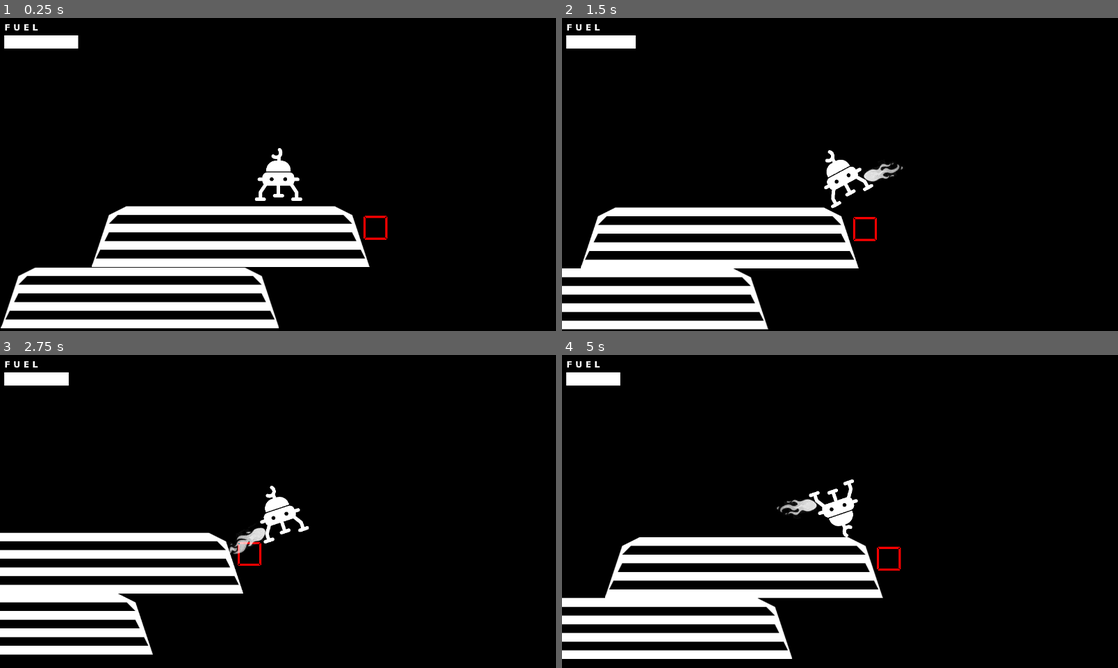
Above: before the commit, frames 1-4 (two rows, left to right).
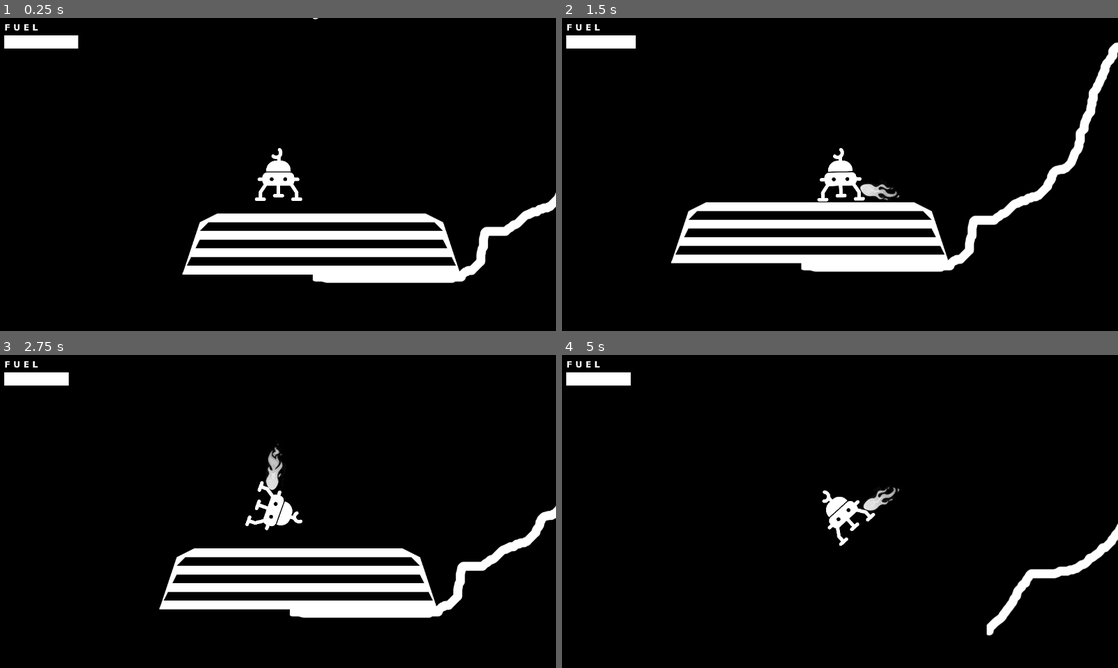
Above: after the commit, the same moments.

Repository: n1ay/LunarLander
Game: Godot game, scene res://World.tscn
Same seed, same stepped clock (60 frames per second), same inputs: the game is played once before the commit and once after it.
Inputs:
- Up to frame 1 (0.25 s): no input
- Up to frame 2 (1.5 s): hold Right (ui_right) 0.53-1.28 s; hold Left (ui_left) from 1.28 s (still down)
- Up to frame 3 (2.75 s): release Left (ui_left) at 2.03 s; hold Right (ui_right) from 2.03 s (still down)
- Up to frame 4 (5 s): release Right (ui_right) at 2.78 s; hold Up (ui_up) 2.78-3.53 s; hold Left (ui_left) from 3.53 s (still down)

The runs differ from the first frame. In frame 1, 16% of the frame differs, in the area x 0-100%, y 0-100%; in frame 2, 15%; in frame 3, 14%; in frame 4, 12%.
Error before the commit: Error calling built-in function 'len': Object can't provide a length. (res://Ship.gd:123)
Error after the commit: Error calling built-in function 'len': Object can't provide a length. (res://Ship.gd:154)

Commit message:
Game over when no fuel, or too distant from finish. Added 4 levels without colliders

Diff:
--- a/Level.gd
+++ b/Level.gd
@@ -1,26 +1,127 @@
 extends StaticBody2D
 
 var collision_polygon
-var canvas
+# var canvas
+var sprite
 
+var begin_platform
 var end_platform
+
+var ship
+var ship_sprite
+var levels
+var current_level
+
+var game_over_label = "You lose"
+var level_completed_label = "GG easy"
+var event_label
+var label_visible_timer
+var LABEL_VISIBLE_TIME = 2
 
 signal draw_polygon(vertices)
 
 func _ready():
+	begin_platform = $BeginPlatform
 	end_platform = $EndPlatform
 
 	collision_polygon = $LevelCollisionPolygon
-	canvas = $LevelCanvas
-	var vertices = [
-		Vector2(100, 100),
-		Vector2(150, 100),
-		Vector2(150, 150),
-		Vector2(100, 150)
+
+#	canvas = $LevelCanvas
+#	var vertices = [
+#		Vector2(100, 100),
+#		Vector2(150, 100),
+#		Vector2(150, 150),
+#		Vector2(100, 150)
+#	]
+#	collision_polygon.set_polygon(PoolVector2Array(vertices))
+#	emit_signal("draw_polygon", vertices)
+
+	sprite = $Sprite
+	ship = get_node("/root/World/Ship")
+	ship_sprite = get_node("/root/World/Ship/Sprite")
+	event_label = get_node("/root/World/EventLabel")
+
+	current_level = 0
+	levels = [
+		funcref(self, "load_level1"),
+		funcref(self, "load_level2"),
+		funcref(self, "load_level3"),
+		funcref(self, "load_level4")
 	]
-	collision_polygon.set_polygon(PoolVector2Array(vertices))
-	emit_signal("draw_polygon", vertices)
 
+	label_visible_timer = Timer.new()
+	add_child(label_visible_timer)
+	label_visible_timer.connect("timeout", self, "hide_event_label")
+
+	load_level1()
+
+func present_label(text):
+	set_event_label_pos()
+	event_label.set_text(text)
+	event_label.show()
+	label_visible_timer.start(LABEL_VISIBLE_TIME)
+
+func hide_event_label():
+	event_label.hide()
+
+func set_ship_starting_pos():
+	var begin_platform_pos = begin_platform.get_position()
+	ship.set_position(Vector2(begin_platform_pos.x, begin_platform_pos.y - ship_sprite.texture.get_size().y / 3))
+
+func set_event_label_pos():
+	var ship_pos = ship.get_position()
+	event_label.set_position((Vector2(ship_pos.x - event_label.get_combined_minimum_size().x / 2, ship_pos.y - ship_sprite.texture.get_size().y / 3)))
+
+func load_level1():
+	sprite.set_texture(preload("res://assets/level1.png"))
+	begin_platform.set_position(Vector2(-1900, 650))
+	end_platform.set_position(Vector2(700, 650))
+	set_ship_starting_pos()
+
+func load_level2():
+	sprite.set_texture(preload("res://assets/level2.png"))
+	begin_platform.set_position(Vector2(-1850, 770))
+	end_platform.set_position(Vector2(1200, 800))
+	set_ship_starting_pos()
+
+func load_level3():
+	sprite.set_texture(preload("res://assets/level3.png"))
+	begin_platform.set_position(Vector2(-1850, 770))
+	end_platform.set_position(Vector2(1400, 900))
+	set_ship_starting_pos()
+
+func load_level4():
+	sprite.set_texture(preload("res://assets/level4.png"))
+	begin_platform.set_position(Vector2(-1875, 770))
+	end_platform.set_position(Vector2(-400, -180))
+	set_ship_starting_pos()
+
+func reset_variables():
+	ship.fuel = ship.MAX_FUEL
+	ship.set_rotation(0)
+	ship.linear_velocity = Vector2(0, 0)
+	ship.angular_velocity = 0
+	set_ship_starting_pos()
+	ship.end_collision_detected = false
+	ship.previous_velocity = Vector2(0, 0)
+	ship.collision_pos_lst = []
+
+	ship.reset_process()
 
 #func _process(delta):
 #	pass
+
+
+func _on_Ship_game_over():
+	print('boom')
+	reset_variables()
+	present_label(game_over_label)
+
+
+func _on_Ship_level_completed():
+	print('gg easy')
+	if (current_level + 1 < len(levels)):
+		current_level += 1
+		levels[current_level].call_func()
+	reset_variables()
+	present_label(level_completed_label)
--- a/LevelTexture.gd
+++ b/LevelTexture.gd
@@ -8,9 +8,10 @@
 	pass # Replace with function body.
 
 func _draw():
-	for i in range(len(polygon) - 1):
-		draw_line(polygon[i], polygon[i+1], COLOR, LINE_WIDTH)
-	draw_line(polygon[0], polygon[len(polygon) - 1], COLOR, LINE_WIDTH)
+	if polygon:
+		for i in range(len(polygon) - 1):
+			draw_line(polygon[i], polygon[i+1], COLOR, LINE_WIDTH)
+		draw_line(polygon[0], polygon[len(polygon) - 1], COLOR, LINE_WIDTH)
 
 func _on_Level_draw_polygon(polygon):
 	self.polygon = polygon
--- a/Ship.gd
+++ b/Ship.gd
@@ -10,12 +10,20 @@
 var CRITICAL_Y_POS = 5
 var LEVEL_COMPLETED_MAX_VELOCITY_ALLOWED = 0.1
 var LEVEL_COMPLETED_MAX_ROTATION = 1
+var MAX_END_PLATFORM_DISTANCE = 4000
+var NO_FUEL_TIMER = 5
+var RESET_PROCESS_DURATION = 1.5
 
 var ZERO_VECTOR = Vector2(0, 0)
 
 signal fuel_update(value)
+signal level_completed()
+signal game_over()
 
 ## variables
+var reset_process_timer
+var process
+
 # flames
 var flames
 var flameTimers
@@ -24,17 +32,20 @@
 # fuel
 var fuel = MAX_FUEL
 var fuel_previous = fuel
+var no_fuel_timer
 
 # collisions
 var collision_pos_lst
 var previous_velocity
 
 # level completed
-var end_collision_collision
+var end_collision_detected
+var end_platform
 
 ## functions
 func _ready():
-	end_collision_collision = false
+	end_collision_detected = false
+	end_platform = get_node("/root/World/LevelGenerator/Level/EndPlatform")
 	previous_velocity = ZERO_VECTOR
 	emit_signal("fuel_update", MAX_FUEL)
 
@@ -49,6 +60,17 @@
 		var timer = flameTimers[i]
 		add_child(timer)
 		timer.connect("timeout", self, "animateFlames", [i])
+
+	no_fuel_timer = Timer.new()
+	add_child(no_fuel_timer)
+	no_fuel_timer.connect("timeout", self, "emit_signal", ["game_over"])
+	no_fuel_timer.one_shot = true
+
+	process = true
+	reset_process_timer = Timer.new()
+	add_child(reset_process_timer)
+	reset_process_timer.connect("timeout", self, "enable_process")
+	reset_process_timer.one_shot = true
 
 func animateFlames(index):
 	var flame = flames[index]
@@ -76,14 +98,21 @@
 			flame.hide()
 			timer.stop()
 
+func enable_process():
+	process = true
+
+func reset_process():
+	process = false
+	reset_process_timer.start(RESET_PROCESS_DURATION)
+
 func _integrate_forces(state):
-	end_collision_collision = false
+	end_collision_detected = false
 	collision_pos_lst = []
 	var rotation = get_rotation_degrees()
 	var position = get_position()
 	for i in range(state.get_contact_count()):
-		if state.get_contact_collider_object(i) == get_node("/root/World/LevelGenerator/Level/EndPlatform"):
-			end_collision_collision = true
+		if state.get_contact_collider_object(i) == end_platform:
+			end_collision_detected = true
 		var ship_col_pos = (state.get_contact_local_position(i) - position).rotated(deg2rad(-rotation))
 		collision_pos_lst.append(ship_col_pos)
 
@@ -119,21 +148,36 @@
 		fuel_previous = fuel
 		emit_signal("fuel_update", fuel)
 
-	print(previous_velocity.distance_to(ZERO_VECTOR))
-	if len(collision_pos_lst) > 0:
-		var collision_min_y = collision_pos_lst[0].y
-		for i in collision_pos_lst:
-			if i.y < collision_min_y:
-				collision_min_y = i.y
-		if collision_min_y < CRITICAL_Y_POS:
-			print('BOOMY!')
-		elif previous_velocity.distance_to(ZERO_VECTOR) > CRITICAL_VELOCITY:
-			print('KBOOM!')
+	if process:
+		## GAME OVER ##
+		#print(previous_velocity.distance_to(ZERO_VECTOR))
+		if len(collision_pos_lst) > 0:
+			var collision_min_y = collision_pos_lst[0].y
+			for i in collision_pos_lst:
+				if i.y < collision_min_y:
+					collision_min_y = i.y
+			if collision_min_y < CRITICAL_Y_POS:
+				emit_signal("game_over")
+				return
+			elif previous_velocity.distance_to(ZERO_VECTOR) > CRITICAL_VELOCITY:
+				emit_signal("game_over")
+				return
 
-	if previous_velocity.distance_to(ZERO_VECTOR) <= LEVEL_COMPLETED_MAX_VELOCITY_ALLOWED\
-	and linear_velocity.distance_to(ZERO_VECTOR) <= LEVEL_COMPLETED_MAX_VELOCITY_ALLOWED\
-	and get_rotation_degrees() <= LEVEL_COMPLETED_MAX_ROTATION:
-		print('LEVEL COMPLETED!')
+		if (get_position() - end_platform.get_position()).distance_to(ZERO_VECTOR) >= MAX_END_PLATFORM_DISTANCE:
+			emit_signal("game_over")
+			return
 
-	if previous_velocity != linear_velocity:
-		previous_velocity = linear_velocity
+		if fuel <= 0 and no_fuel_timer.is_stopped():
+			no_fuel_timer.start(NO_FUEL_TIMER)
+		## ---------------------------------------------- ##
+
+		## LEVEL COMPLETED ##
+		if previous_velocity.distance_to(ZERO_VECTOR) <= LEVEL_COMPLETED_MAX_VELOCITY_ALLOWED\
+		and linear_velocity.distance_to(ZERO_VECTOR) <= LEVEL_COMPLETED_MAX_VELOCITY_ALLOWED\
+		and get_rotation_degrees() <= LEVEL_COMPLETED_MAX_ROTATION and end_collision_detected:
+			emit_signal("level_completed")
+			return
+		## ---------------------------------------------- ##
+
+		if previous_velocity != linear_velocity:
+			previous_velocity = linear_velocity
--- a/Ship.tscn
+++ b/Ship.tscn
@@ -8,6 +8,7 @@
 points = PoolVector2Array( 0, -65, 30, -30, 50, 0, 50, 60, -50, 60, -50, 0, -30, -30 )
 
 [node name="Ship" type="RigidBody2D"]
+editor/display_folded = true
 mode = 2
 contacts_reported = 3
 contact_monitor = true
--- a/World.tscn
+++ b/World.tscn
@@ -6,6 +6,8 @@
 [ext_resource path="res://Level.gd" type="Script" id=4]
 [ext_resource path="res://LevelTexture.gd" type="Script" id=5]
 [ext_resource path="res://Platform.tscn" type="PackedScene" id=6]
+[ext_resource path="res://assets/level4.png" type="Texture" id=7]
+[ext_resource path="res://assets/DejaVuSans-Bold-70.res" type="DynamicFont" id=8]
 
 [node name="World" type="Node2D"]
 
@@ -44,9 +46,24 @@
 script = ExtResource( 5 )
 
 [node name="BeginPlatform" parent="LevelGenerator/Level" instance=ExtResource( 6 )]
-position = Vector2( -417.528, 286.348 )
+position = Vector2( -1875, 770 )
 
 [node name="EndPlatform" parent="LevelGenerator/Level" instance=ExtResource( 6 )]
-position = Vector2( -209.252, 146.035 )
+position = Vector2( -400, -180 )
+
+[node name="Sprite" type="Sprite" parent="LevelGenerator/Level"]
+z_index = -1
+texture = ExtResource( 7 )
+
+[node name="EventLabel" type="Label" parent="."]
+visible = false
+margin_right = 40.0
+margin_bottom = 14.0
+size_flags_horizontal = 4
+custom_fonts/font = ExtResource( 8 )
+text = "GG EASY"
+uppercase = true
 [connection signal="fuel_update" from="Ship" to="Ship/Camera2D/CanvasLayer/Control/FuelBar" method="_on_Ship_fuel_update"]
+[connection signal="game_over" from="Ship" to="LevelGenerator/Level" method="_on_Ship_game_over"]
+[connection signal="level_completed" from="Ship" to="LevelGenerator/Level" method="_on_Ship_level_completed"]
 [connection signal="draw_polygon" from="LevelGenerator/Level" to="LevelGenerator/Level/LevelCanvas" method="_on_Level_draw_polygon"]
Not shown: 1 places in World.tscn that only renumber resources
Binary file removed: assets/land.png
Binary file added: assets/level1.png
Not shown, added: assets/level1.png.import
Binary file added: assets/level2.png
Not shown, changed: assets/level2.png.import
Binary file added: assets/level3.png
Not shown, added: assets/level3.png.import
Binary file added: assets/level4.png
Not shown, added: assets/level4.png.import
